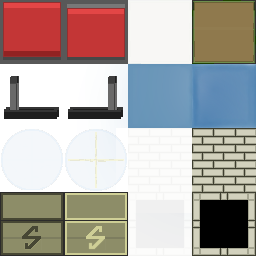
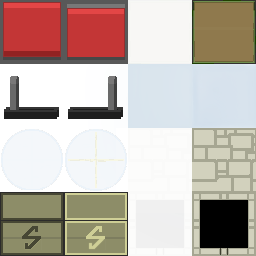
Revision of a layered w=256, h=256 image; what changed, layer by layer:
painted on "off #1" over [108,76,117,110]
added layer "on #5" in group "lever" over [108,76,117,110]
painted on "on #1" over [10,76,19,110]
"current #1": opacity 45% → 35% over [68,132,124,188]
"freeze": opacity 100% → 25% over [77,63,256,250]
added group "walls" with 6 layers above "ground" over [128,128,256,256]
renamed "walls-head" to "head", moved it into group "walls" over [128,192,256,256]
renamed "Вставленный слой" to "on #4", painted on it over [128,192,192,256]
painted on "on #3" over [192,192,256,256]
renamed "walls" to "body", moved it into group "walls" over [128,128,256,192]
painted on "unactive" over [128,128,192,192]
painted on "active" over [192,128,256,192]
